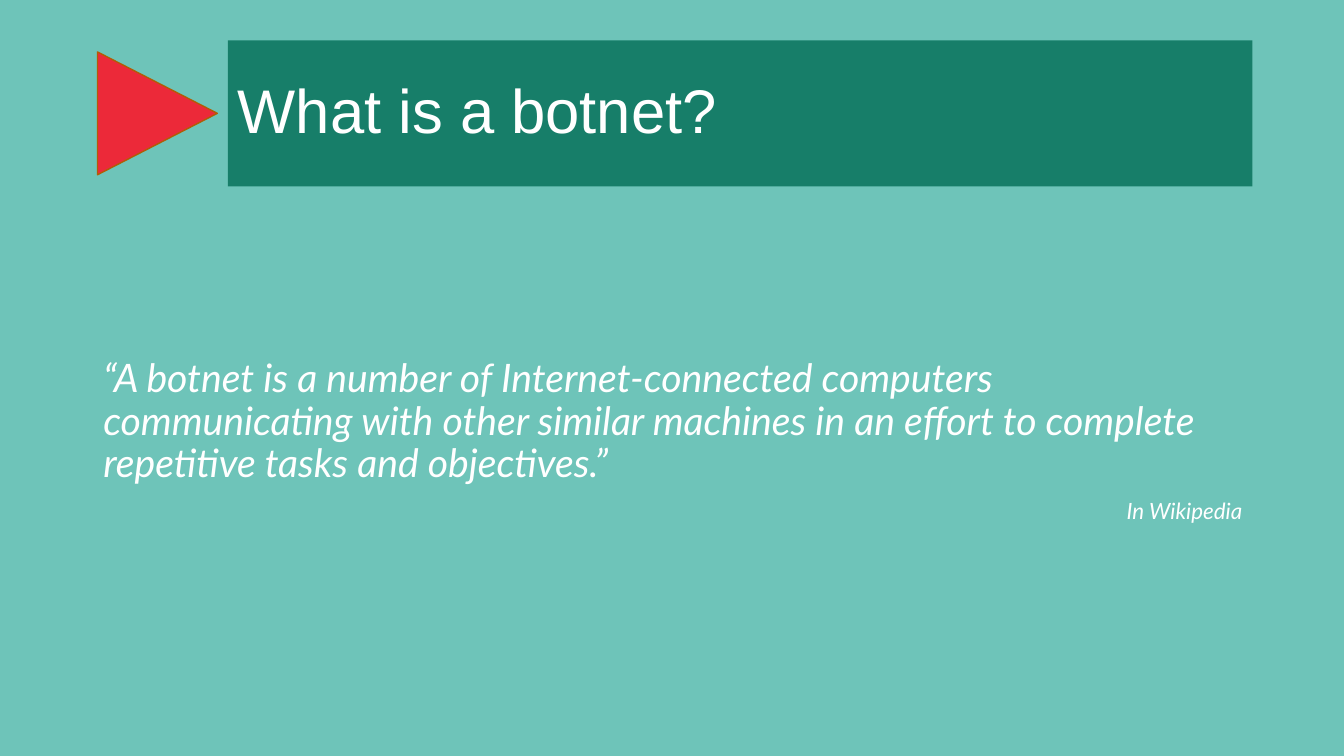
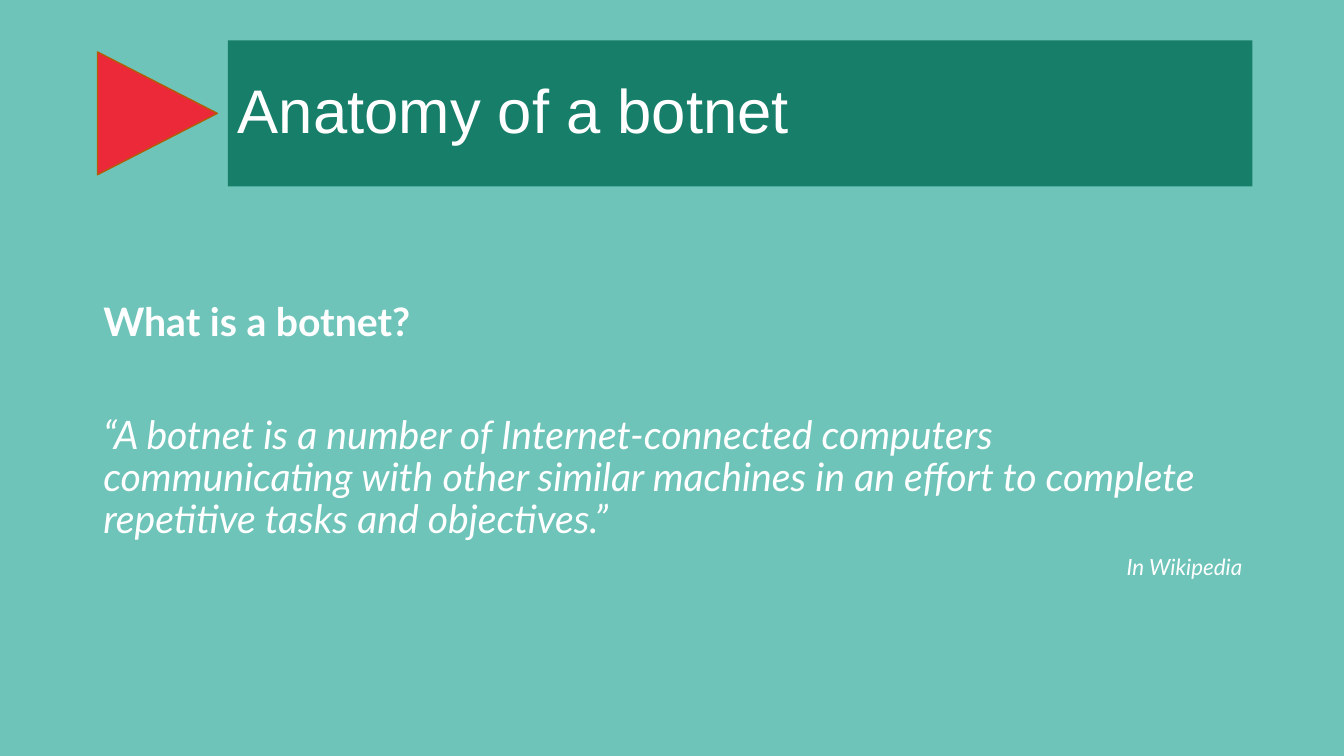
Before and after one commit to jpdias/botnet-lab, a slide deck: slide 3 of report/A hands-on approach on botnets.pptx. Drawn at 1344x756 pixels with LibreOffice and Linux fonts; fonts in the diff are those of the drawing; background and template pictures are left out. Boxes give left, top, right and bottom in pixels: in the first picture for what was removed or moved away, otherwise in the second. Text is boxed around its words. In the diff, an @@ line names an element or a change of style, - is before the commit and + after.

```diff
--- a/report/A hands-on approach on botnets.pptx
+++ b/report/A hands-on approach on botnets.pptx
@@ title at (238,88,789,145): text changed @@
-What is a botnet?
+Anatomy of a botnet
@@ text at (103,307,410,337): paragraph added @@
+What is a botnet?
```
Also in this commit, not shown: 1 other slide changed, 9 slides added, 3 slides removed.
